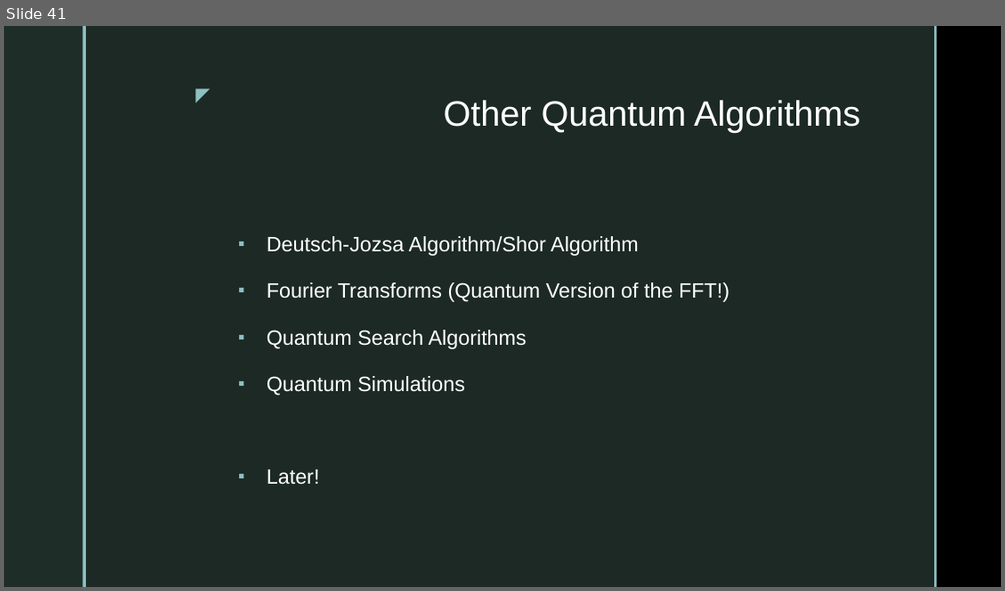
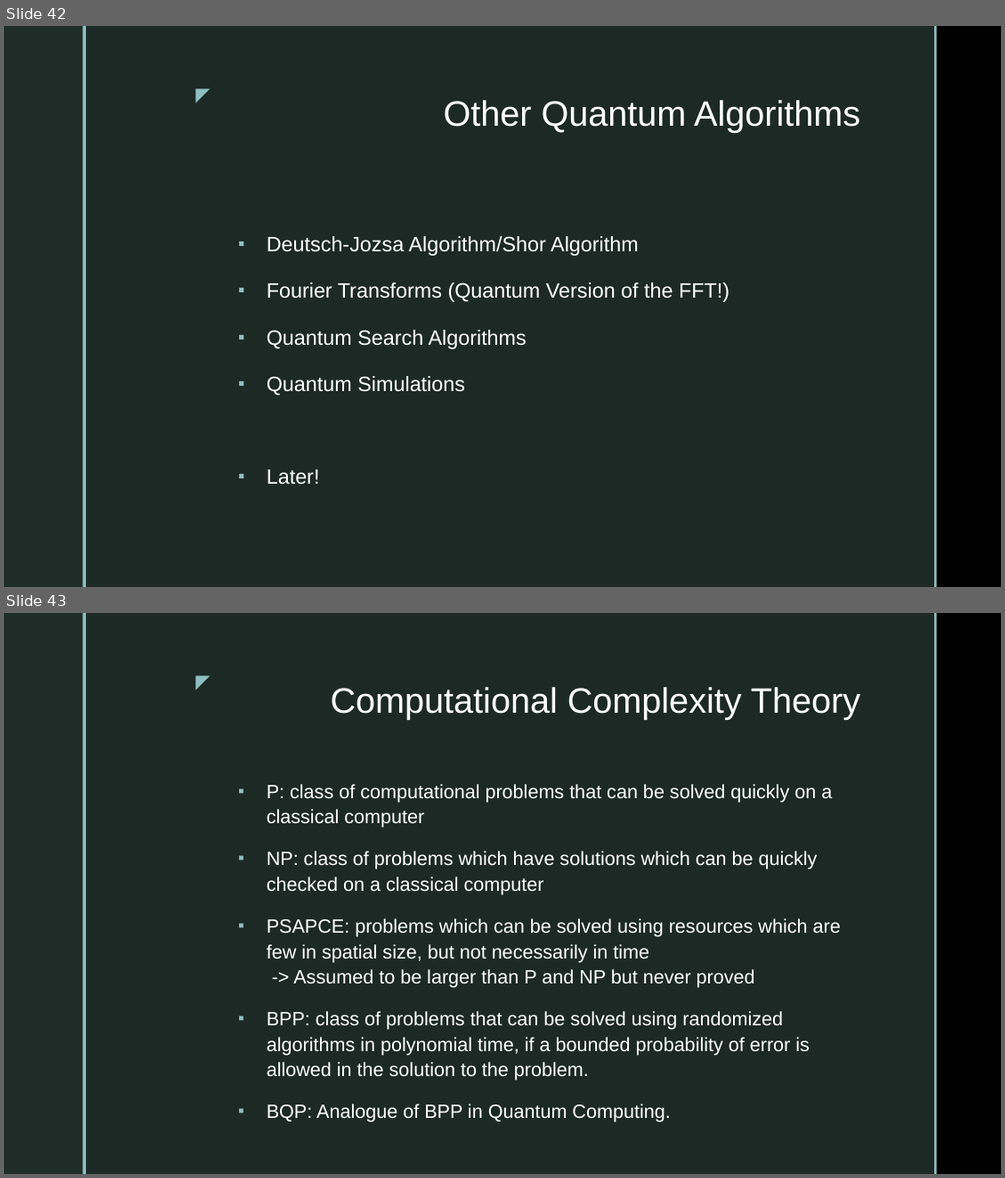
Before and after one commit to seungwonpark/lipsum-seminar, a slide deck: lukealk98/Seminar 1.pptx. Shown one above the other, each under a label of ours: slide 41 before the commit, slides 42 and 43 after it. The pictures are 1005x591 and 1005x1178 pixels, drawn with LibreOffice and Linux fonts; fonts in the diff are those of the drawing; background and template pictures are left out. Boxes give left, top, right and bottom in pixels: in the first picture for what was removed or moved away, otherwise in the second. Text is boxed around its words. In the diff, an @@ line names an element or a change of style, - is before the commit and + after.

Commit message:
Q.C. - Fix .pptx files to .pdf

```diff
--- a/lukealk98/Seminar 1.pptx
+++ b/lukealk98/Seminar 1.pptx
@@ slide 43 added at <box>4,613,1001,1174</box>, background picture (left out); not listed: 5 template elements that a slide beside it also shows @@
@@ title added at <box>331,687,860,720</box>, 34 pt, text #FFFFFF @@
+Computational Complexity Theory
@@ text added at <box>267,784,841,1122</box>, 18.5 pt, text #FFFFFF @@
+▪ P: class of computational problems that can be solved quickly on a classical computer
+▪ NP: class of problems which have solutions which can be quickly checked on a classical computer
+▪ PSAPCE: problems which can be solved using resources which are few in spatial size, but not necessarily in time
+  -> Assumed to be larger than P and NP but never proved
+▪ BPP: class of problems that can be solved using randomized algorithms in polynomial time, if a bounded probability of error is allowed in the solution to the problem.
+▪ BQP: Analogue of BPP in Quantum Computing.
@@ what was slide 41 is now slide 42 @@
```
Also in this commit, not shown: 1 other slide added, 7 other files.
